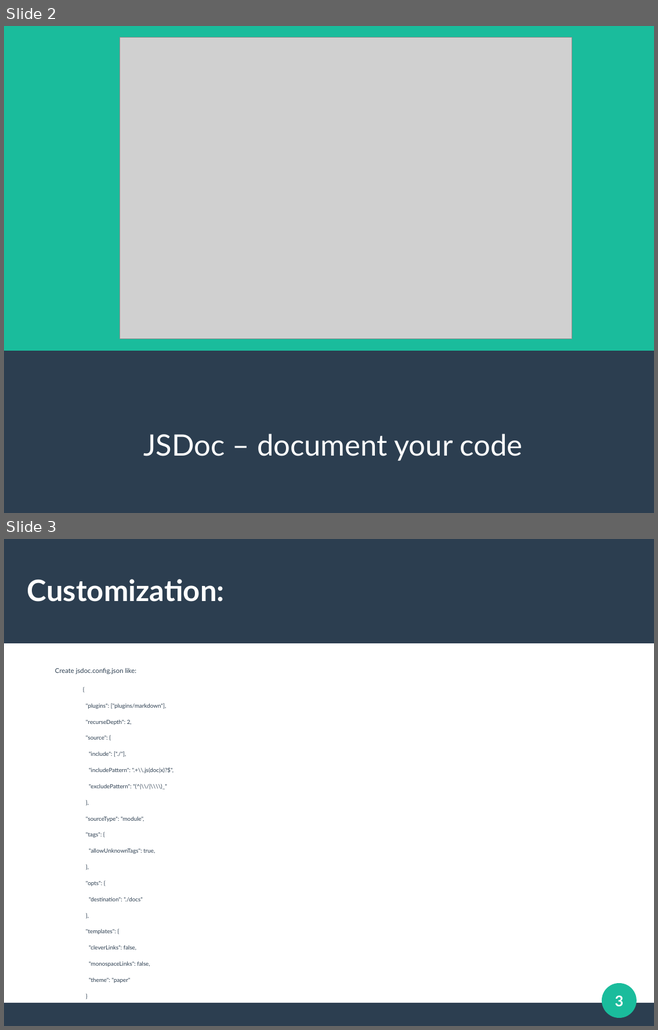
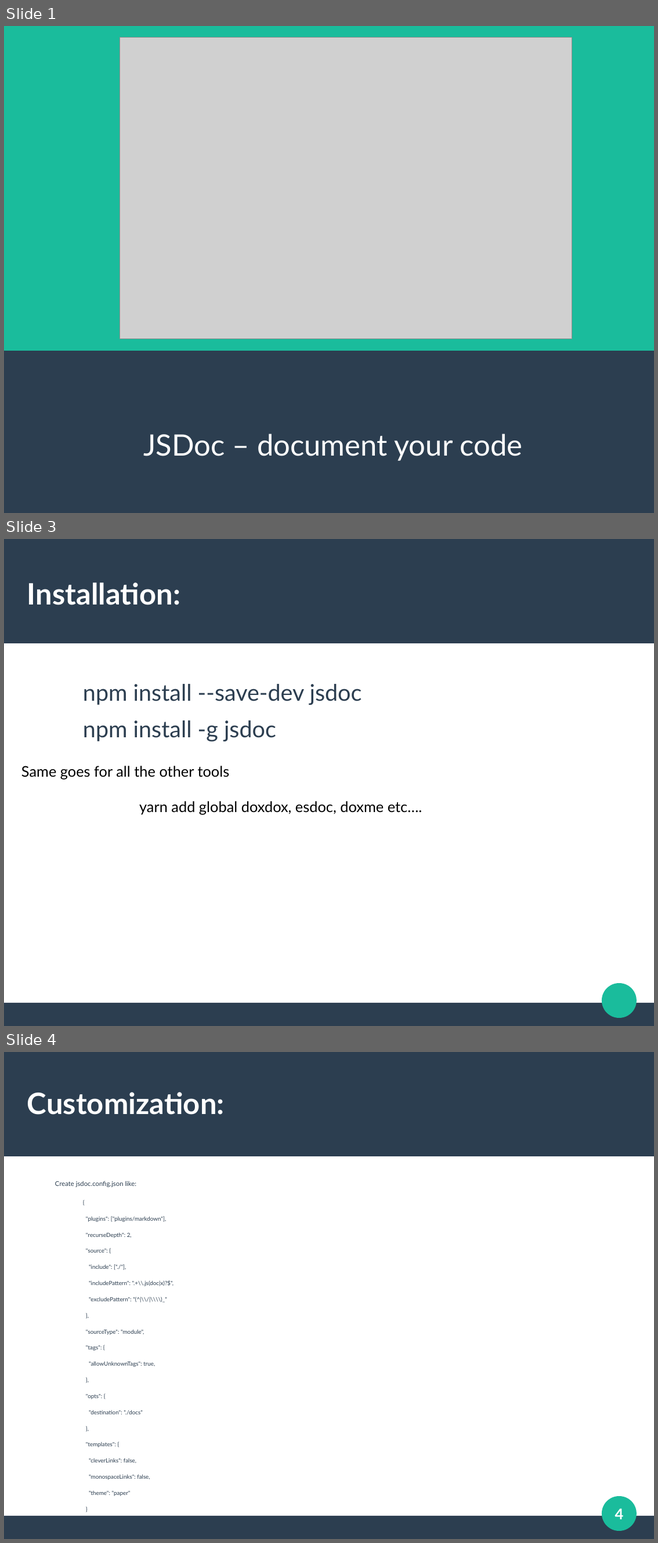
Before and after one commit to NCJS/04-19-tools-for-documenting-your-code, a slide deck: TALK_SLIDESHOW.odp. Shown one above the other, each under a label of ours: slides 2 and 3 before the commit, slides 1, 3 and 4 after it; the slides between them are not shown. The pictures are 658x1030 and 658x1543 pixels, drawn with LibreOffice and Linux fonts; fonts in the diff are those of the drawing; grey boxes stand for pictures. Boxes give left, top, right and bottom in pixels: in the first picture for what was removed or moved away, otherwise in the second. Text is boxed around its words. In the diff, an @@ line names an element or a change of style, - is before the commit and + after.

```diff
--- a/TALK_SLIDESHOW.odp
+++ b/TALK_SLIDESHOW.odp
@@ slide 3 added at [4,539,654,1026], background #FFFFFF; not listed: 3 template elements that a slide beside it also shows @@
@@ title added at [27,583,180,605], 36 pt, text #FFFFFF, bold @@
+Installation:
@@ text added at [83,684,362,741], 28 pt, text #2C3E50 @@
+  npm install --save-dev jsdoc
+  npm install -g jsdoc
@@ text added at [21,766,422,815], 18 pt, text #000000 @@
+Same goes for all the other tools
+yarn add global doxdox, esdoc, doxme etc….
@@ what was slide 2 is now slide 1 @@
@@ what was slide 3 is now slide 4 @@
@@ page number at [615,1508,623,1519]: text changed @@
-3
+4
```
Also in this commit, not shown: 3 slides changed, 2 other slides added, 1 slide removed, 41 other files.
